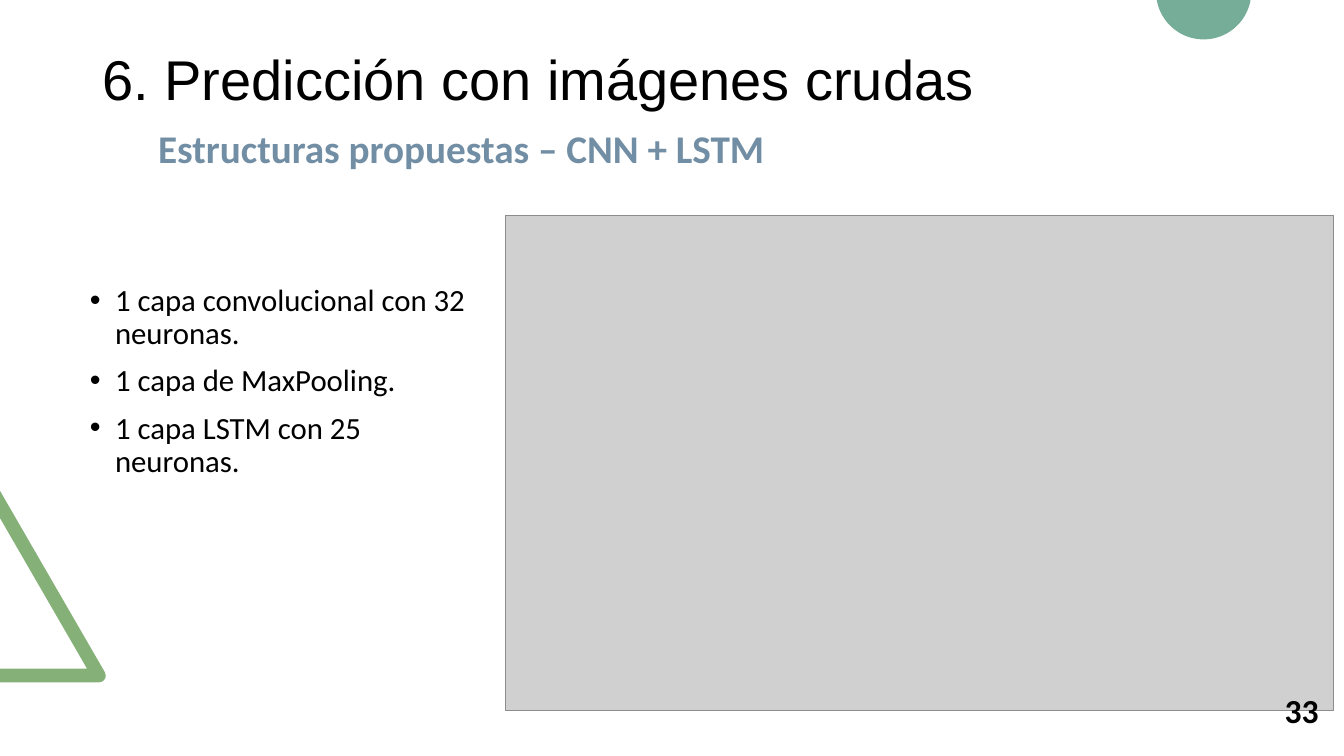
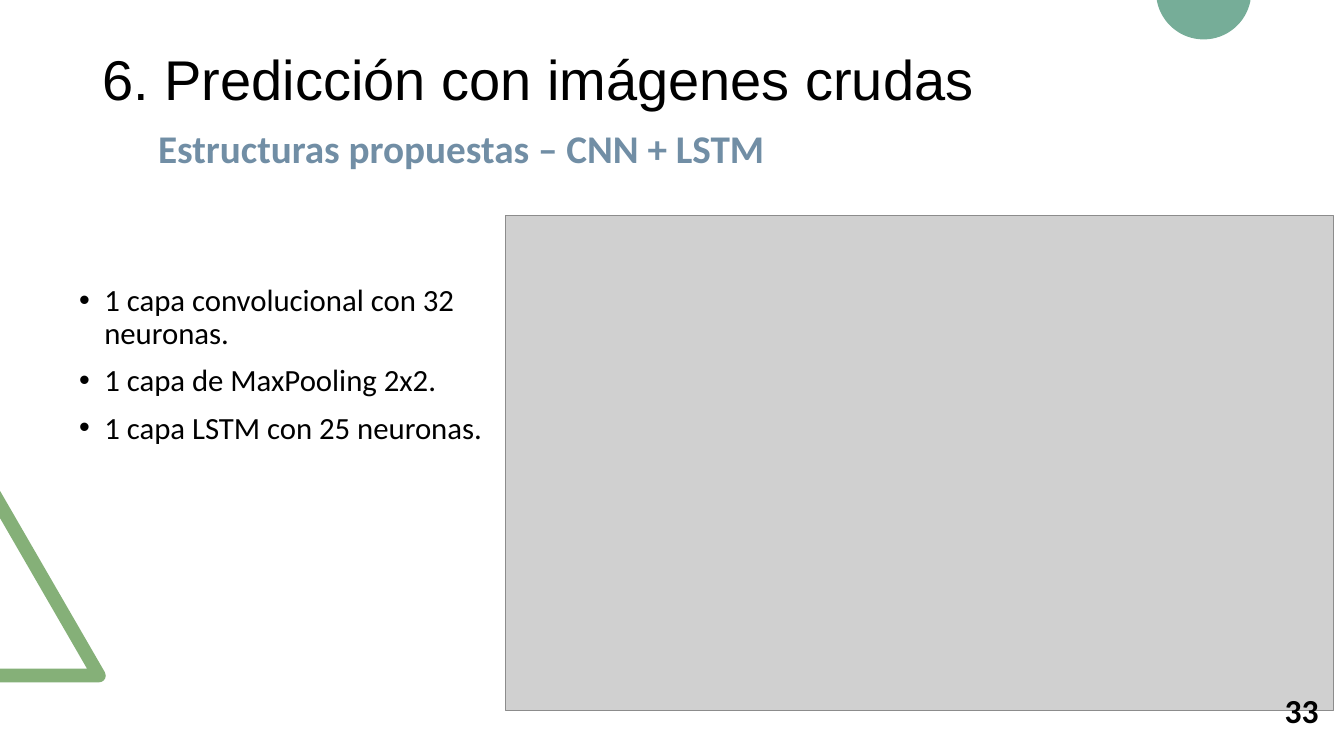
Before and after one commit to RoboticsLabURJC/2017-tfm-nuria-oyaga, a slide deck: slide 34 of Documentation/Presentacion-TFM/Presentacion-TFM.pptx. Drawn at 1344x756 pixels with LibreOffice and Linux fonts; fonts in the diff are those of the drawing; grey boxes stand for pictures. Boxes give left, top, right and bottom in pixels: in the first picture for what was removed or moved away, otherwise in the second. Text is boxed around its words. In the diff, an @@ line names an element or a change of style, - is before the commit and + after.

Commit message:
Presentation v.1

```diff
--- a/Documentation/Presentacion-TFM/Presentacion-TFM.pptx
+++ b/Documentation/Presentacion-TFM/Presentacion-TFM.pptx
@@ text "1 capa convolucional con 32 ...": place and size @@
-text "1 capa convolucional con 32 ..." at (115, 289, 465, 473)
+text "1 capa convolucional con 32 ..." at (104, 289, 482, 444)
@@ text at (104, 369, 436, 397): text changed @@
-• 1 capa de MaxPooling.
+• 1 capa de MaxPooling 2x2.
```
Also in this commit, not shown: 5 other slides changed, 1 other file.
